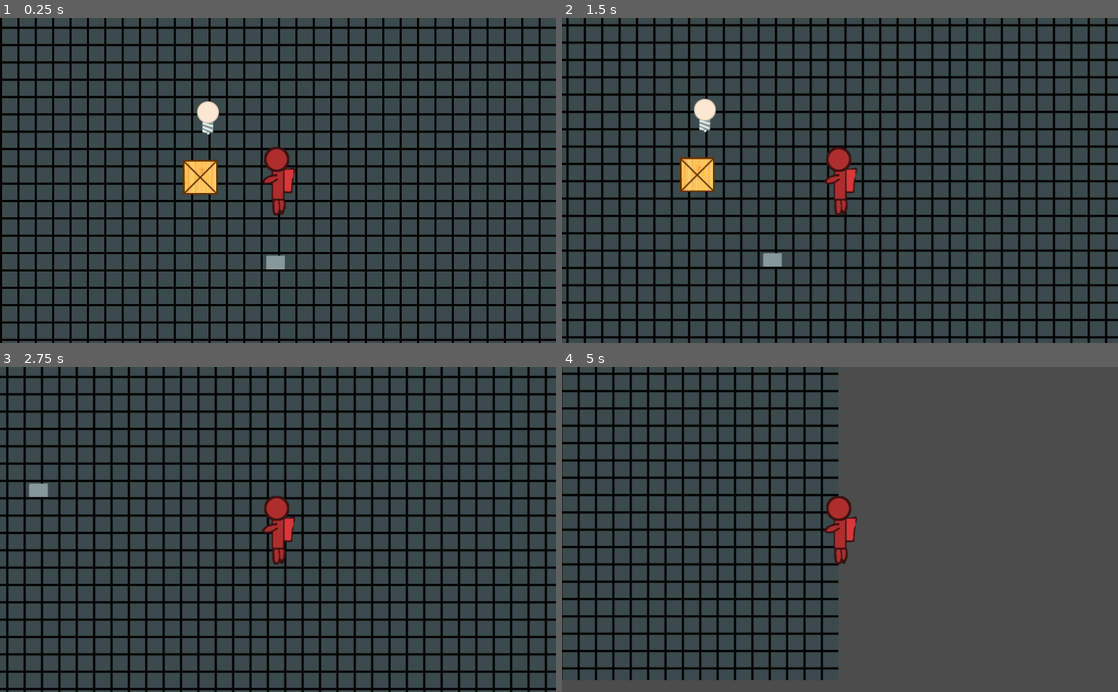
Above: before the commit, frames 1-4 (two rows, left to right).
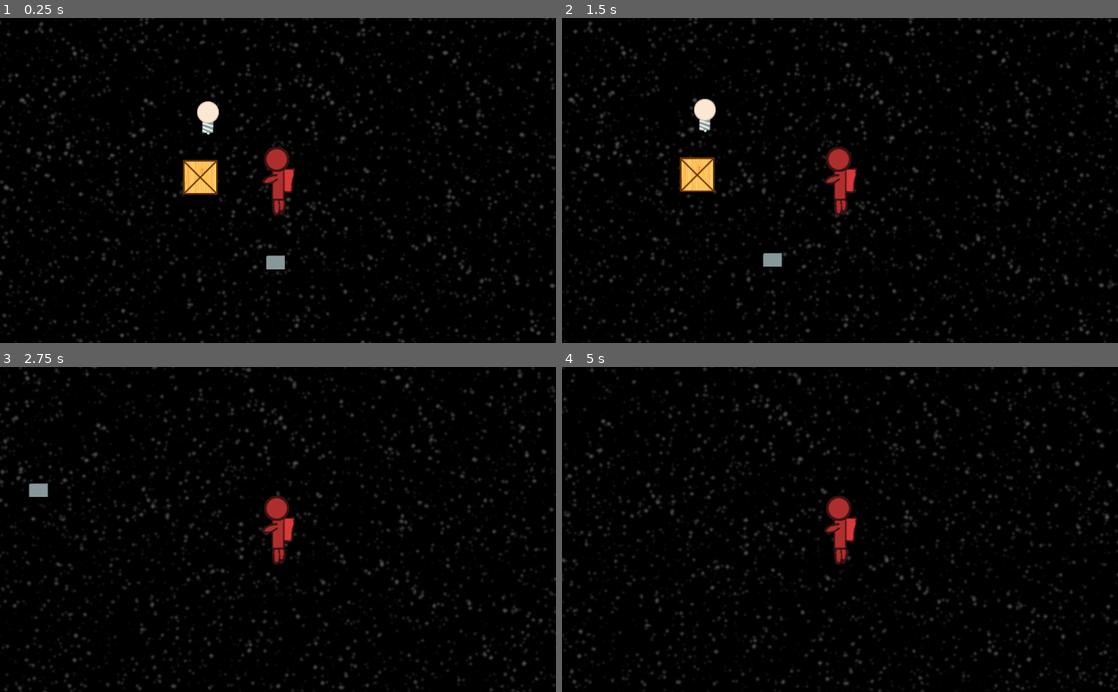
Above: after the commit, the same moments.

Repository: thecyberwraith/cb-gamejam-2021
Game: Godot game, scene res://Levels/Level1/Level1.tscn
Same seed, same stepped clock (60 frames per second), same inputs: the game is played once before the commit and once after it.
Inputs:
- Up to frame 1 (0.25 s): no input
- Up to frame 2 (1.5 s): tap Enter at 0.5 s; hold Right (ui_right) 0.53-1.28 s; tap Space (ui_select) at 0.77 s; hold Down (ui_down) from 1.28 s (still down)
- Up to frame 3 (2.75 s): tap Space (ui_select) at 1.52 s; release Down (ui_down) at 2.03 s; hold Right (ui_right) from 2.03 s (still down)
- Up to frame 4 (5 s): release Right (ui_right) at 2.78 s; hold Up (ui_up) 2.78-3.53 s; tap Space (ui_select) at 3.02, 3.77, 4.52 s; hold Left (ui_left) from 3.53 s (still down)

The runs differ from the first frame. In frame 1, 77% of the frame differs, in the area x 0-100%, y 0-100%; in frame 2, 80%; in frame 3, 78%; in frame 4, 90%.

Commit message:
Added parallax background

Diff:
--- a/Levels/Level1/Level1.tscn
+++ b/Levels/Level1/Level1.tscn
@@ -1,6 +1,5 @@
-[gd_scene load_steps=7 format=2]
+[gd_scene load_steps=6 format=2]
 
-[ext_resource path="res://Textures/GridBackground.png" type="Texture" id=1]
 [ext_resource path="res://Levels/Level1/Level.gd" type="Script" id=2]
 [ext_resource path="res://Levels/LevelCore.tscn" type="PackedScene" id=3]
 [ext_resource path="res://Items/Item.tscn" type="PackedScene" id=6]
@@ -9,9 +8,6 @@
 
 [node name="Level1" type="Node2D"]
 script = ExtResource( 2 )
-
-[node name="Sprite" type="Sprite" parent="."]
-texture = ExtResource( 1 )
 
 [node name="LevelCore" parent="." instance=ExtResource( 3 )]
 
--- a/Levels/LevelCore.tscn
+++ b/Levels/LevelCore.tscn
@@ -1,13 +1,23 @@
-[gd_scene load_steps=6 format=2]
+[gd_scene load_steps=7 format=2]
 
 [ext_resource path="res://Levels/LevelCore.gd" type="Script" id=1]
 [ext_resource path="res://Menus/SuccessMenu.tscn" type="PackedScene" id=2]
 [ext_resource path="res://Menus/PauseMenu.tscn" type="PackedScene" id=3]
 [ext_resource path="res://Levels/AstronautHandler.gd" type="Script" id=4]
 [ext_resource path="res://Levels/AstronautCamera.gd" type="Script" id=5]
+[ext_resource path="res://Levels/parallax.jpg" type="Texture" id=6]
 
 [node name="LevelCore" type="Node2D"]
 script = ExtResource( 1 )
+
+[node name="ParallaxBackground" type="ParallaxBackground" parent="."]
+
+[node name="ParallaxLayer" type="ParallaxLayer" parent="ParallaxBackground"]
+motion_scale = Vector2( 0.2, 0.2 )
+motion_mirroring = Vector2( 2500, 1500 )
+
+[node name="Sprite" type="Sprite" parent="ParallaxBackground/ParallaxLayer"]
+texture = ExtResource( 6 )
 
 [node name="GUI" type="CanvasLayer" parent="."]
 
Binary file added: Levels/parallax.jpg
